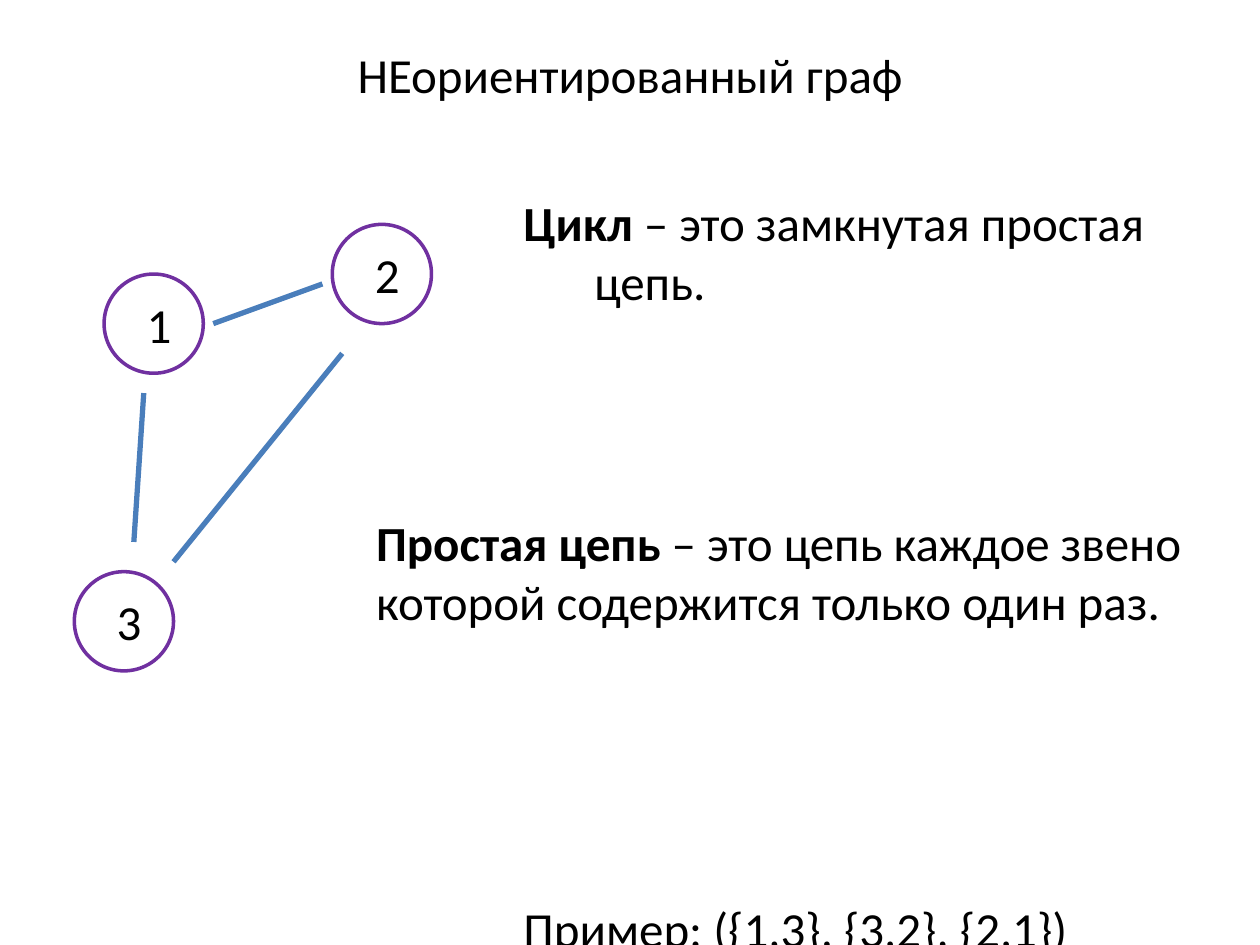
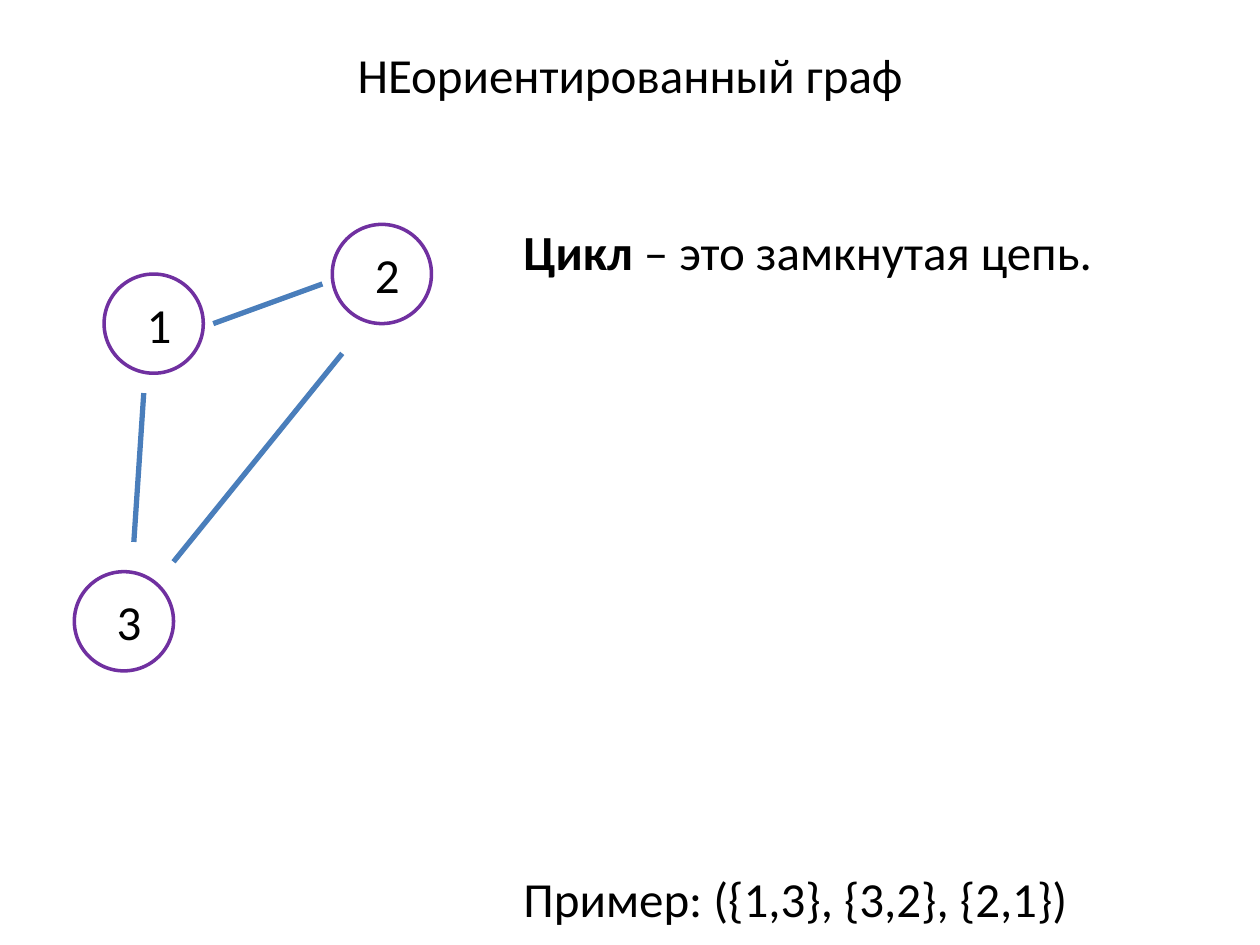
Before and after one commit to SteinbergOB/ANG, a slide deck: slide 33 of Презентации/Лекция 0.pptx. Drawn at 1260x945 pixels with LibreOffice and Linux fonts; fonts in the diff are those of the drawing. Boxes give left, top, right and bottom in pixels: in the first picture for what was removed or moved away, otherwise in the second. Text is boxed around its words. In the diff, an @@ line names an element or a change of style, - is before the commit and + after.

```diff
--- a/Презентации/Лекция 0.pptx
+++ b/Презентации/Лекция 0.pptx
@@ text at [523, 238, 1092, 278]: text changed @@
-Цикл – это замкнутая простая цепь.
+Цикл – это замкнутая цепь.
@@ text removed at [376, 529, 1181, 628] @@
-Простая цепь – это цепь каждое звено которой содержится только один раз.
```
Also in this commit, not shown: 19 other slides changed, 2 slides removed.
